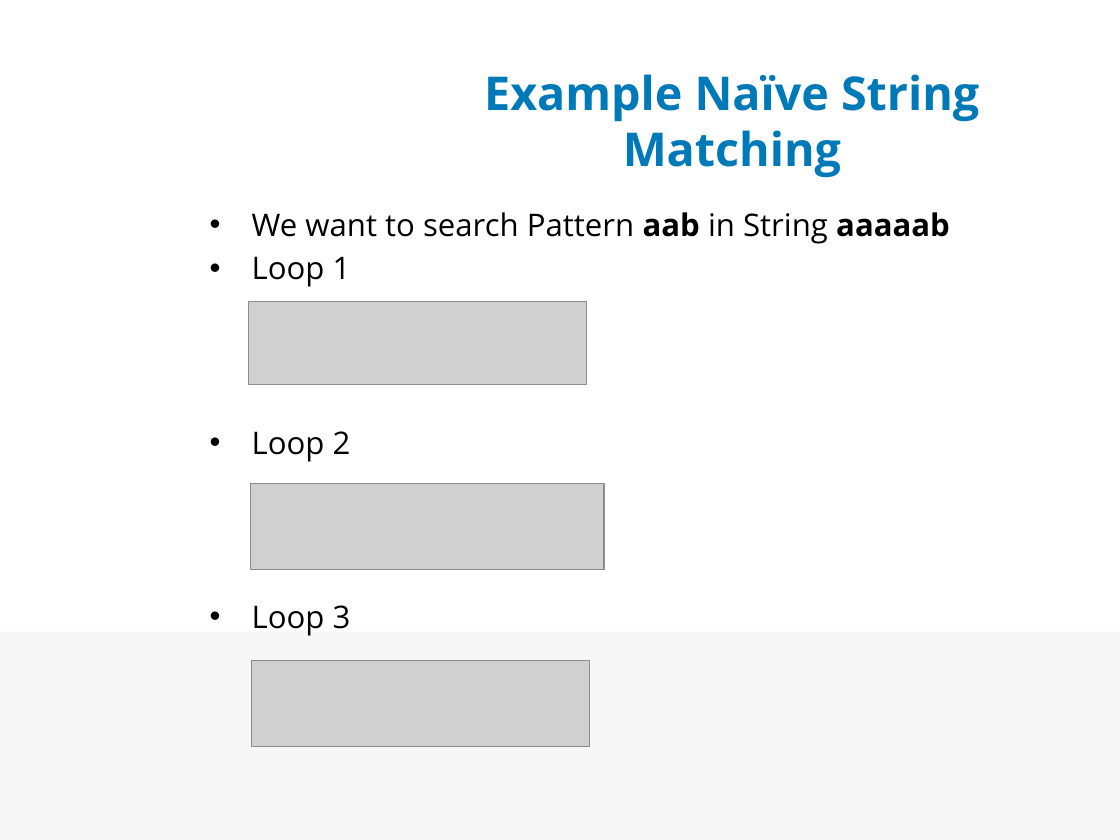
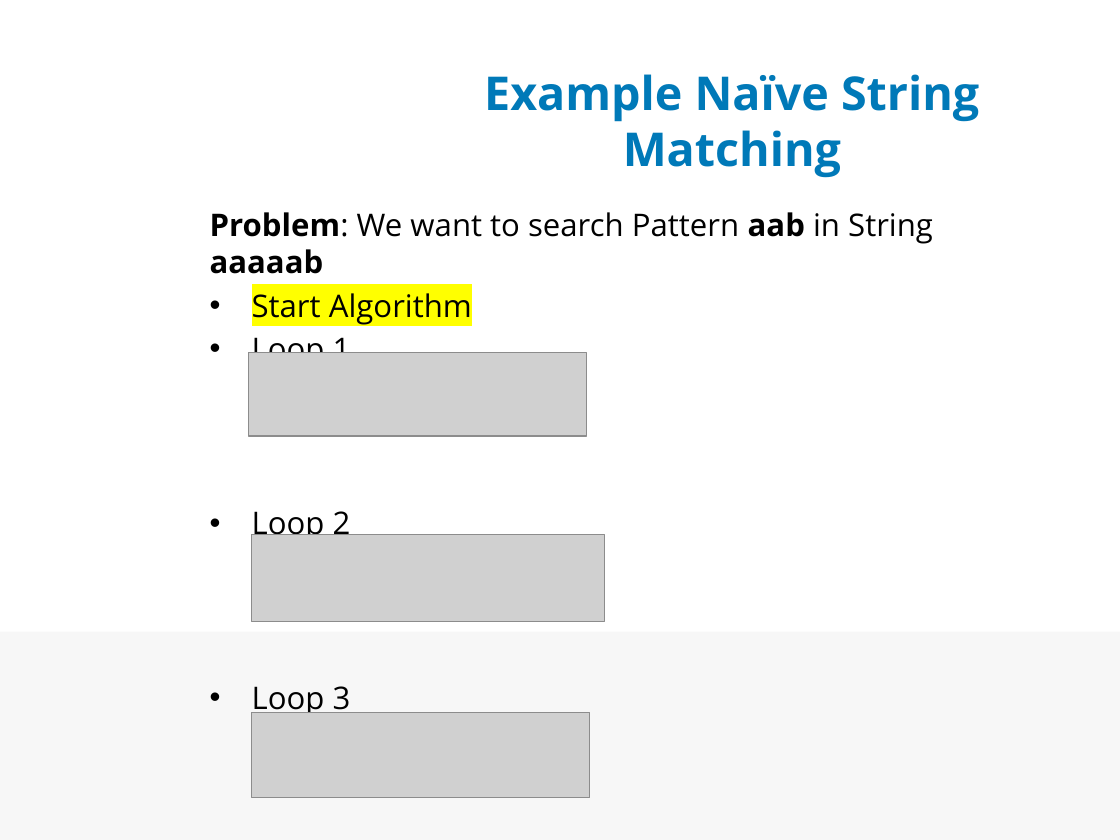
Before and after one commit to rhiosutoyo/Teaching-Algorithm-Design-and-Analysis, a slide deck: slide 11 of String Matching - The Knuth-Morris-Pratt Algorithm/COMP6049 Pert 19-20 rhio-edit.pptx (slide 6 before the commit). Drawn at 1120x840 pixels with LibreOffice and Linux fonts; fonts in the diff are those of the drawing; grey boxes stand for pictures; background and template pictures are left out. Boxes give left, top, right and bottom in pixels: in the first picture for what was removed or moved away, otherwise in the second. Text is boxed around its words. In the diff, an @@ line names an element or a change of style, - is before the commit and + after.

```diff
--- a/String Matching - The Knuth-Morris-Pratt Algorithm/COMP6049 Pert 19-20 rhio-edit.pptx
+++ b/String Matching - The Knuth-Morris-Pratt Algorithm/COMP6049 Pert 19-20 rhio-edit.pptx
@@ text at (x1=210, y1=212, x2=933, y2=325): text changed @@
-• We want to search Pattern aab in String aaaaab
+Problem: We want to search Pattern aab in String aaaaab
+• Start Algorithm
@@ 3 pictures moved together from (x1=249, y1=301, x2=604, y2=746) to (x1=249, y1=353, x2=604, y2=797) @@
```
Also in this commit, not shown: 10 other slides changed, 7 slides added, 1 other file.
